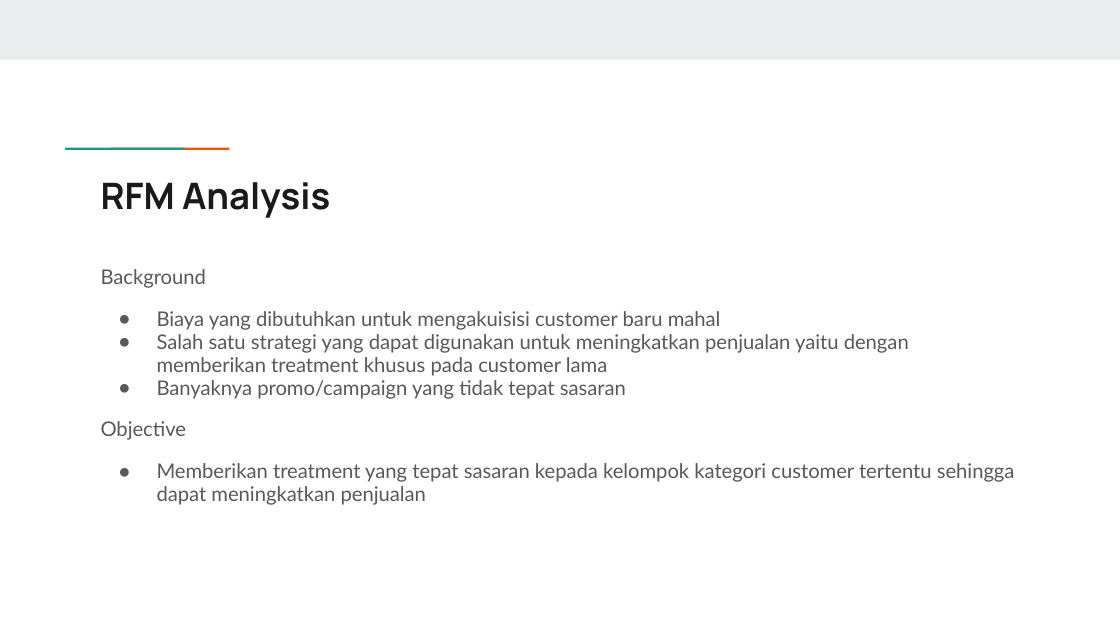
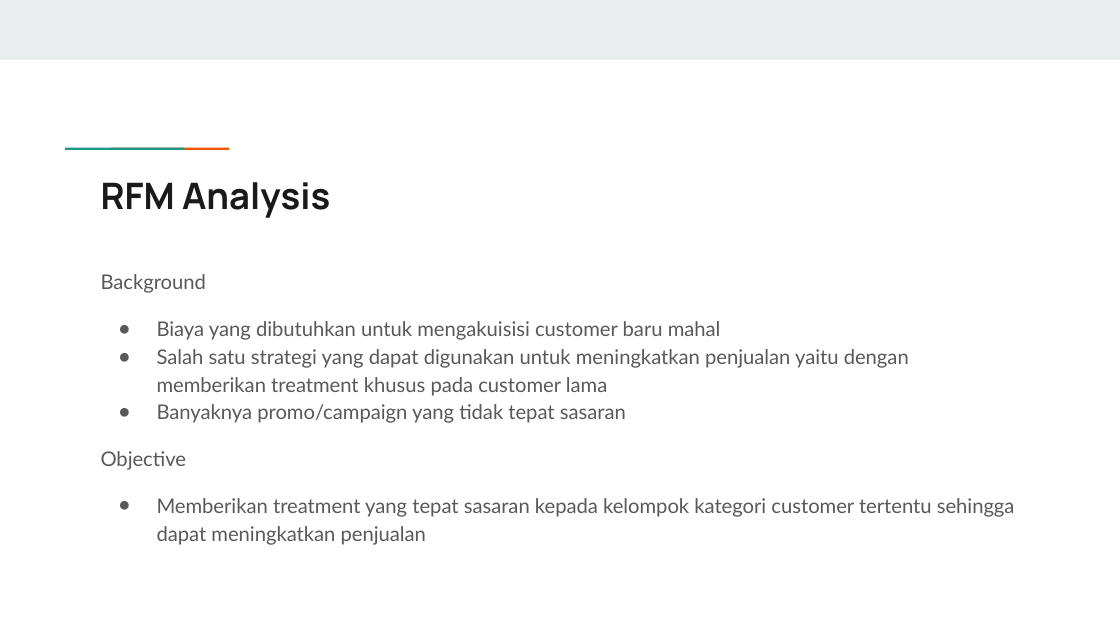
Before and after one commit to chuun17/DSLS2023-MiniProjectDE, a slide deck: slide 11 of MINI PROJECT DE CASE STUDY.pptx (slide 10 before the commit). Drawn at 1120x630 pixels with LibreOffice and Linux fonts; fonts in the diff are those of the drawing. Boxes give left, top, right and bottom in pixels: in the first picture for what was removed or moved away, otherwise in the second. Text is boxed around its words. In the diff, an @@ line names an element or a change of style, - is before the commit and + after.

```diff
--- a/MINI PROJECT DE CASE STUDY.pptx
+++ b/MINI PROJECT DE CASE STUDY.pptx
@@ text "Background" at [101, 274, 1015, 545]: line spacing 0.95 to 1.15 @@
```
Also in this commit, not shown: 1 other slide changed, 3 slides added.
